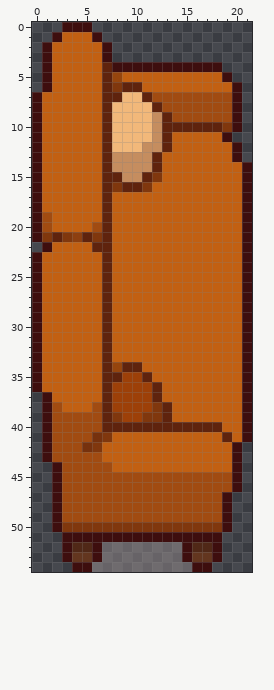
Two states of a pixel-art sprite, data/tilesets/top-down-collection-pack/objects/sofa_lado.png. The picture above was drawn from the file before the commit.
The file is 88x220 pixels, drawn in blocks of 4x4; one block is one cell here. Colours within 5 levels of each other are drawn and written as one.
Once edited:
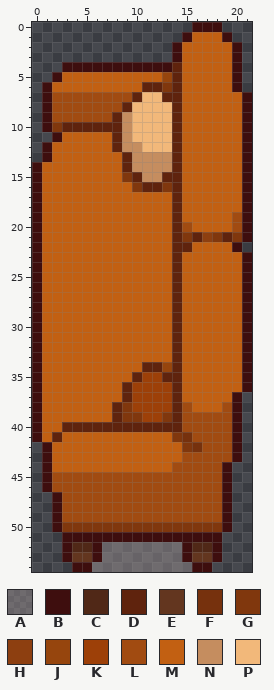
Palette (. is transparent): A #bcabab59  B #3e0e0e  C #502817  D #5f230d  E #63361f  F #76310d  G #80370d  H #8d3f10  J #96450d  K #9d4008  L #a14b11  M #c26012  N #c58d5f  P #f2b87a
The edit:
Changed rows in their new state; - is an unchanged pixel.
first column x 0:
 0 ---...----------BBB---
 1 --.....--------BMMMB--
 2 -.......------BMMMMMB-
 3 -.......------BMMMMMB-
 4 -..BBBBB------DMMMMMB-
 5 -.B----MM----JD----MB-
 6 -------MMMMDDGD-------
 7 .BLLLLLLLLDPPDDMMMMMMB
 8 .BLLLLLLLD--PPDMMMMMMB
 9 .BLLLLLLDN--PPDMMMMMMB
10 .BGDDDD-DN--PP-MMMMMMB
11 ..B----MDN--PPD----MMB
12 .B-----MDNNPPPD-----MB
13 .B-----MMD--NND-----MB
14 -------MMD--NND-------
15 -------MMGDNNDD-------
16 -------MMMGDDGD-------
17 -------M------D-------
18 -------M------D-------
19 -M-----M------D-----L-
20 -M----MM------DL----L-
21 -MMMMMMM------DGDHGDG-
22 BM----MM------DD----B.
23 -------M------D-------
24 -------M------D-------
25 -------M------D-------
26 -------M------D-------
27 -------M------D-------
28 -------M------D-------
29 -------M------D-------
30 -------M------D-------
31 -------M------D-------
32 -------M------D-------
33 -------M------D-------
34 -------MMMMDDJD-------
35 -------MMMDKKDD-------
36 -------MMD--KKD-------
37 BM-----MMD--KKD-----B.
38 BMM---MMDG--KKDL---LB.
39 BMMMMMMMDGGKKGDLLLLLB.
40 BMMDDDD--------LLLLLB.
41 BMDMMMMM------GFLLLLB.
42 --MMMMM--------GFLLL--
43 --MMMMM--------LLLLL--
44 -BMMMMMM------LLLLLB.-
45 -BL----------------B.-
46 -BL----------------B.-
